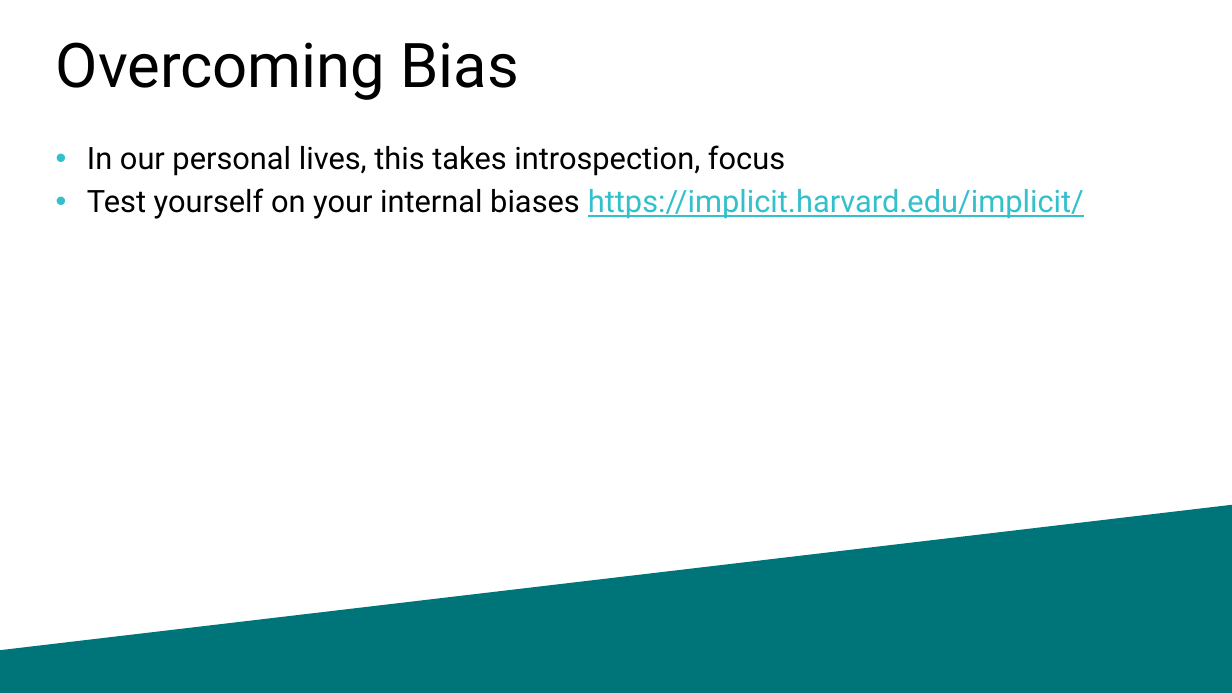
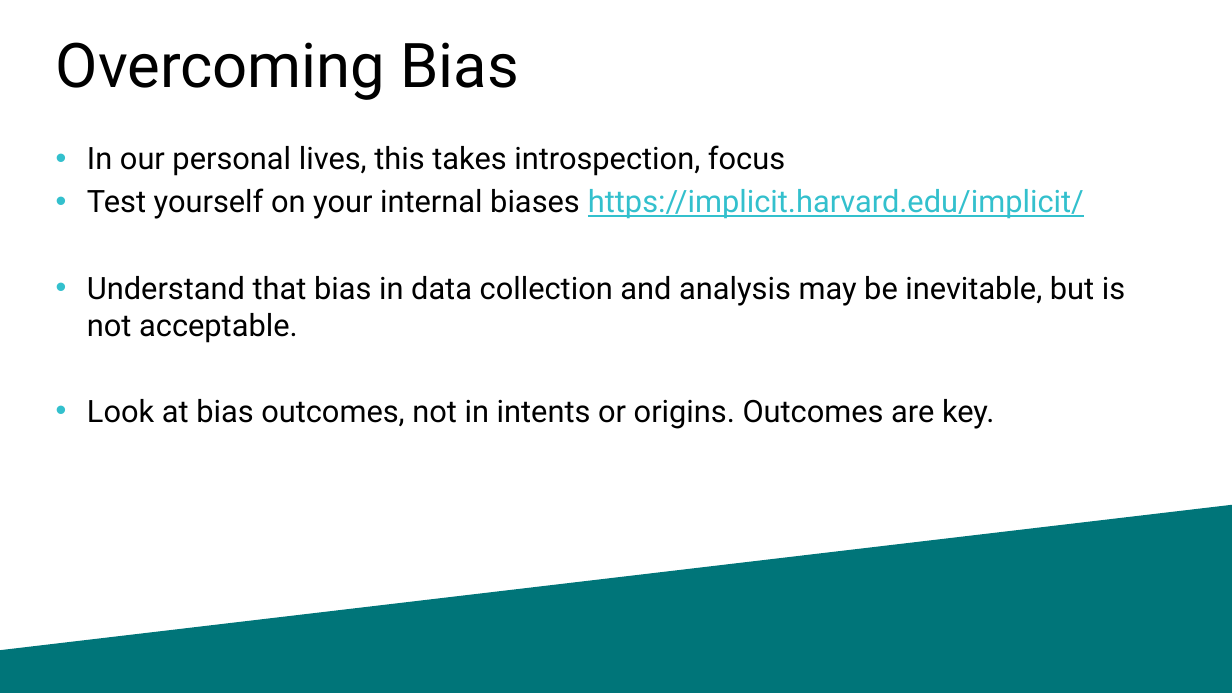
Before and after one commit to williamadba/Public-Presentations, a slide deck: slide 13 of SQLSat Baton Rouge BI 2020/Ethics in Modern Data.pptx (slide 10 before the commit). Drawn at 1232x693 pixels with LibreOffice and Linux fonts; fonts in the diff are those of the drawing. Boxes give left, top, right and bottom in pixels: in the first picture for what was removed or moved away, otherwise in the second. Text is boxed around its words. In the diff, an @@ line names an element or a change of style, - is before the commit and + after.

```diff
--- a/SQLSat Baton Rouge BI 2020/Ethics in Modern Data.pptx
+++ b/SQLSat Baton Rouge BI 2020/Ethics in Modern Data.pptx
@@ text at box(87, 276, 1125, 429): paragraphs added @@
+• Understand that bias in data collection and analysis may be inevitable, but is not acceptable.
+• Look at bias outcomes, not in intents or origins. Outcomes are key.
```
Also in this commit, not shown: 7 other slides changed, 13 slides added.
